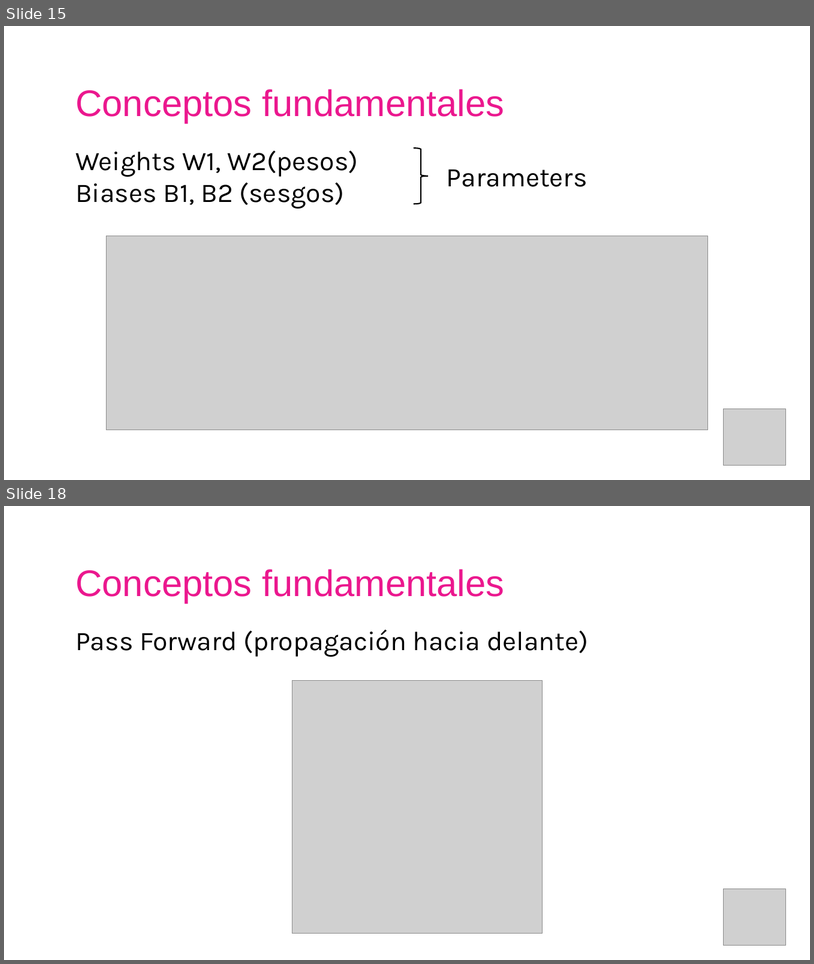
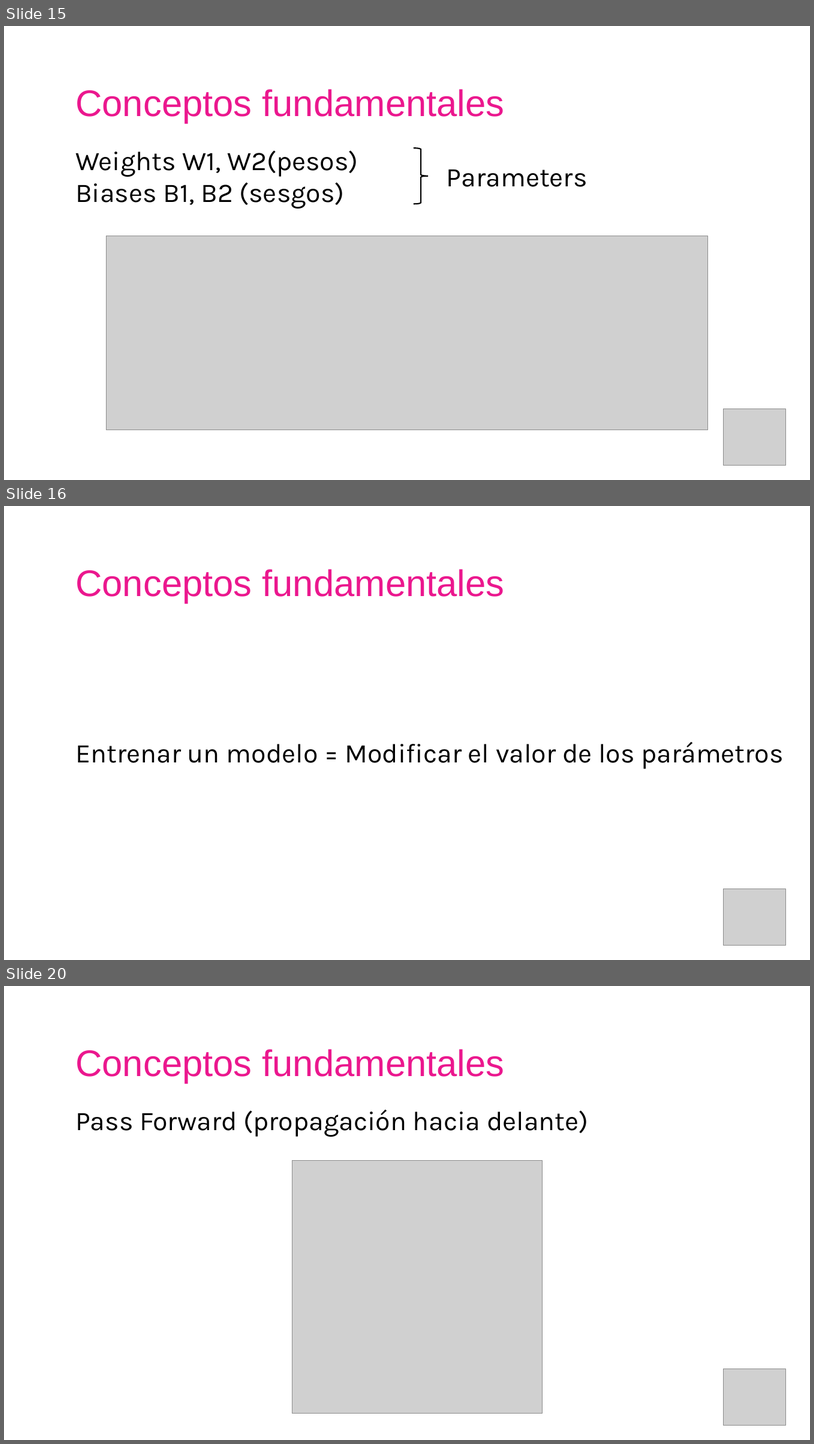
Before and after one commit to AISC-Madrid/workshop-materials, a slide deck: Neural Networks/Slides.pptx. Shown one above the other, each under a label of ours: slides 15 and 18 before the commit, slides 15, 16 and 20 after it; the slides between them are not shown. The pictures are 814x964 and 814x1444 pixels, drawn with LibreOffice and Linux fonts; fonts in the diff are those of the drawing; grey boxes stand for pictures. Boxes give left, top, right and bottom in pixels: in the first picture for what was removed or moved away, otherwise in the second. Text is boxed around its words. In the diff, an @@ line names an element or a change of style, - is before the commit and + after.

```diff
--- a/Neural Networks/Slides.pptx
+++ b/Neural Networks/Slides.pptx
@@ slide 16 added at (4,506,810,960), background #FFFFFF @@
@@ text added at (75,569,505,603), 44 pt, text #EB178E @@
+Conceptos fundamentales
@@ text added at (75,742,784,769), 32 pt, text #000000 @@
+Entrenar un modelo = Modificar el valor de los parámetros
@@ picture added at (724,889,786,945) @@
@@ what was slide 18 is now slide 20 @@
```
Also in this commit, not shown: 62 slides changed, 5 other slides added, 8 slides removed, 1 other file.
